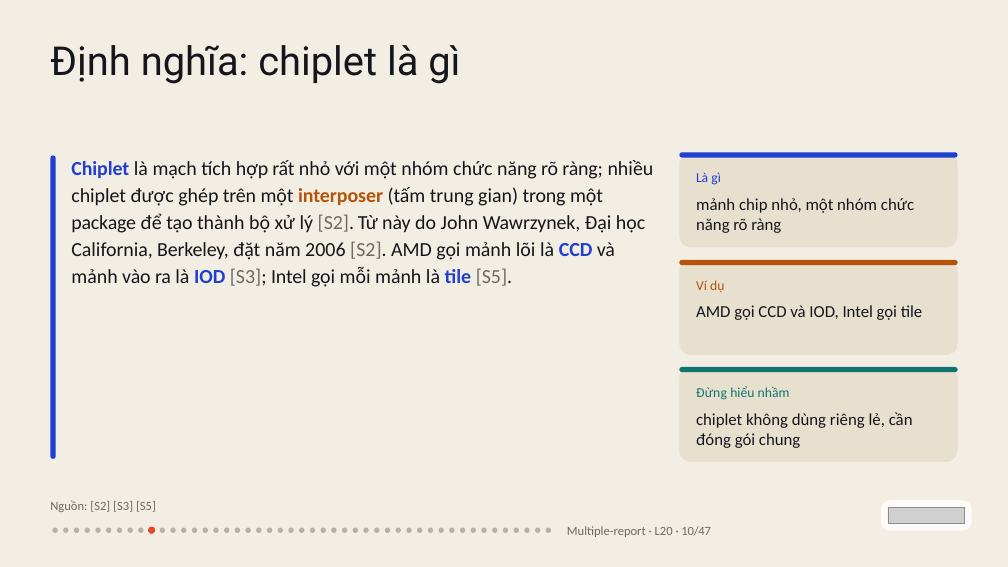
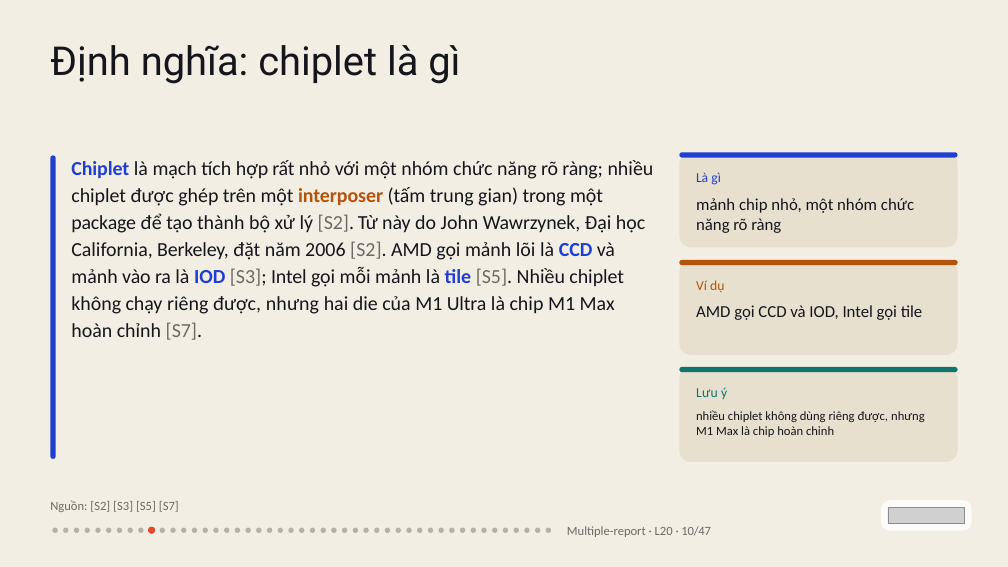
Before and after one commit to vohoailinh90/Multiple-report, a slide deck: slide 10 of lessons/L20/L20.pptx. Drawn at 1008x567 pixels with LibreOffice and Linux fonts; fonts in the diff are those of the drawing; grey boxes stand for pictures. Boxes give left, top, right and bottom in pixels: in the first picture for what was removed or moved away, otherwise in the second. Text is boxed around its words. In the diff, an @@ line names an element or a change of style, - is before the commit and + after.

```diff
--- a/lessons/L20/L20.pptx
+++ b/lessons/L20/L20.pptx
@@ text at (x1=71, y1=160, x2=654, y2=340): text changed @@
-Chiplet là mạch tích hợp rất nhỏ với một nhóm chức năng rõ ràng; nhiều chiplet được ghép trên một interposer (tấm trung gian) trong một package để tạo thành bộ xử lý [S2]. Từ này do John Wawrzynek, Đại học California, Berkeley, đặt năm 2006 [S2]. AMD gọi mảnh lõi là CCD và mảnh vào ra là IOD [S3]; Intel gọi mỗi mảnh là tile [S5].
+Chiplet là mạch tích hợp rất nhỏ với một nhóm chức năng rõ ràng; nhiều chiplet được ghép trên một interposer (tấm trung gian) trong một package để tạo thành bộ xử lý [S2]. Từ này do John Wawrzynek, Đại học California, Berkeley, đặt năm 2006 [S2]. AMD gọi mảnh lõi là CCD và mảnh vào ra là IOD [S3]; Intel gọi mỗi mảnh là tile [S5]. Nhiều chiplet không chạy riêng được, nhưng hai die của M1 Ultra là chip M1 Max hoàn chỉnh [S7].
@@ text at (x1=696, y1=387, x2=727, y2=399): text changed @@
-Đừng hiểu nhầm
+Lưu ý
@@ text at (x1=696, y1=410, x2=925, y2=437): text changed; size 24 to 18 pt @@
-chiplet không dùng riêng lẻ, cần đóng gói chung
+nhiều chiplet không dùng riêng được, nhưng M1 Max là chip hoàn chỉnh
@@ text at (x1=50, y1=500, x2=179, y2=512): text changed @@
-Nguồn: [S2] [S3] [S5]
+Nguồn: [S2] [S3] [S5] [S7]
```
Also in this commit, not shown: 1 other slide changed, 3 other files.
